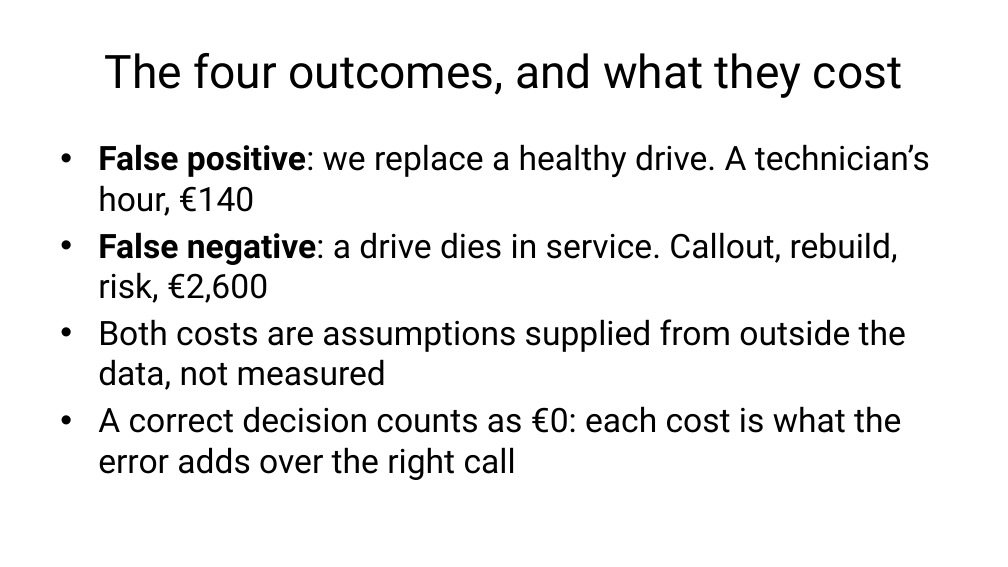
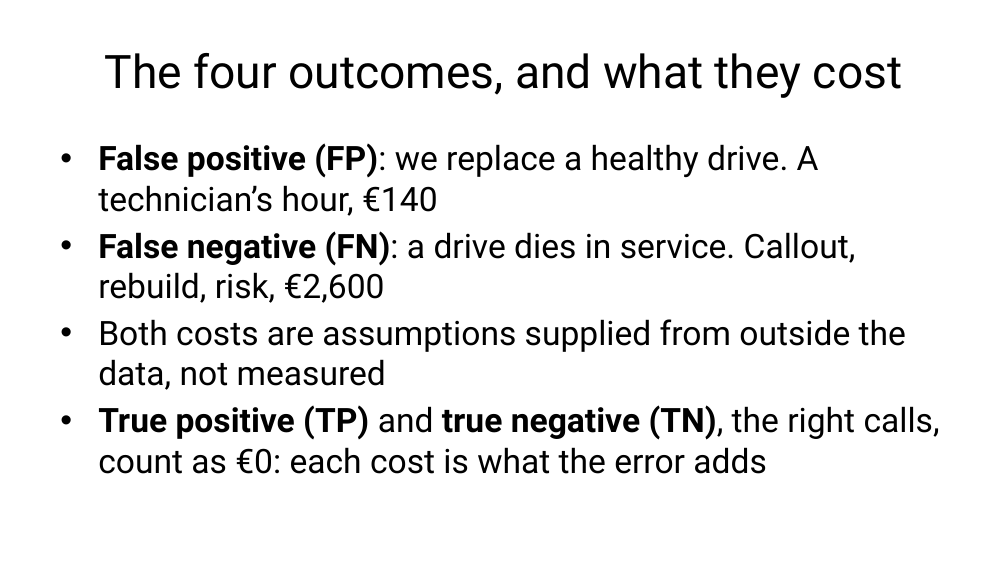
Before and after one commit to fabioantonini/technologies-for-artificial-intelligence, a slide deck: slide 34 of Lessons/04_classification_and_metrics/Slides/classification_and_metrics_slides.pptx. Drawn at 1008x567 pixels with LibreOffice and Linux fonts; fonts in the diff are those of the drawing; background and template pictures are left out. Boxes give left, top, right and bottom in pixels: in the first picture for what was removed or moved away, otherwise in the second. Text is boxed around its words. In the diff, an @@ line names an element or a change of style, - is before the commit and + after.

```diff
--- a/Lessons/04_classification_and_metrics/Slides/classification_and_metrics_slides.pptx
+++ b/Lessons/04_classification_and_metrics/Slides/classification_and_metrics_slides.pptx
@@ text at (x1=98, y1=143, x2=856, y2=303): text changed @@
-• False positive: we replace a healthy drive. A technician’s hour, €140
-• False negative: a drive dies in service. Callout, rebuild, risk, €2,600
+• False positive (FP): we replace a healthy drive. A technician’s hour, €140
+• False negative (FN): a drive dies in service. Callout, rebuild, risk, €2,600
@@ text at (x1=98, y1=405, x2=940, y2=474): text changed @@
-• A correct decision counts as €0: each cost is what the error adds over the right call
+• True positive (TP) and true negative (TN), the right calls, count as €0: each cost is what the error adds
```
Also in this commit, not shown: 2 other slides changed, 13 other files.
